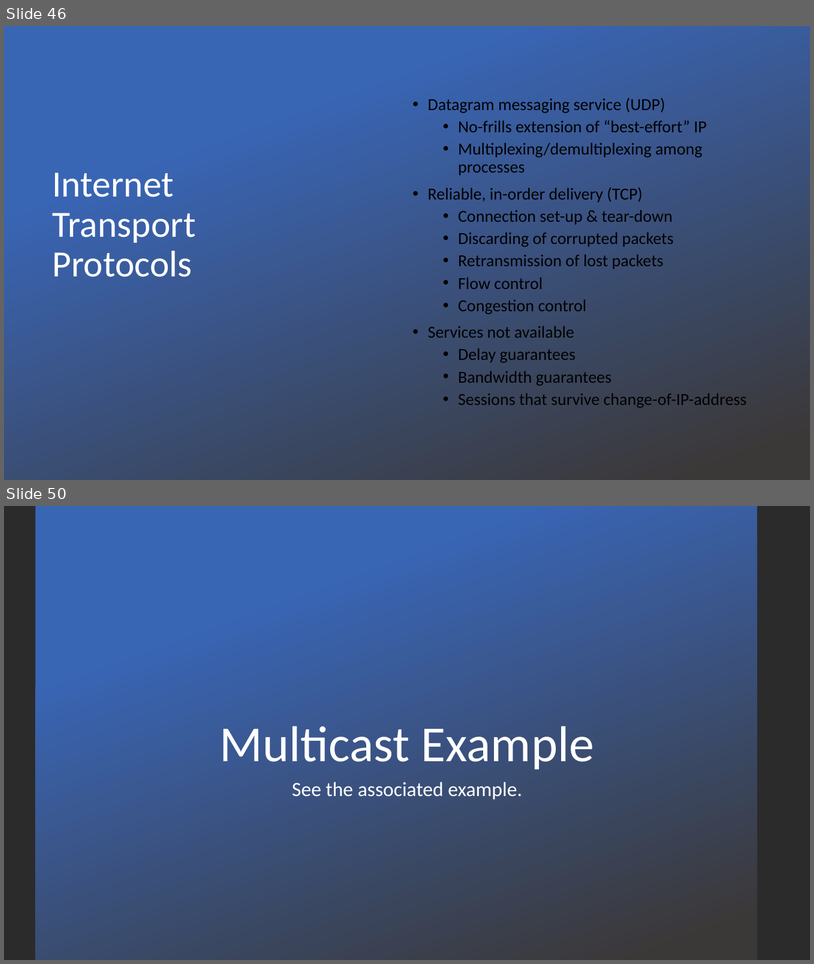
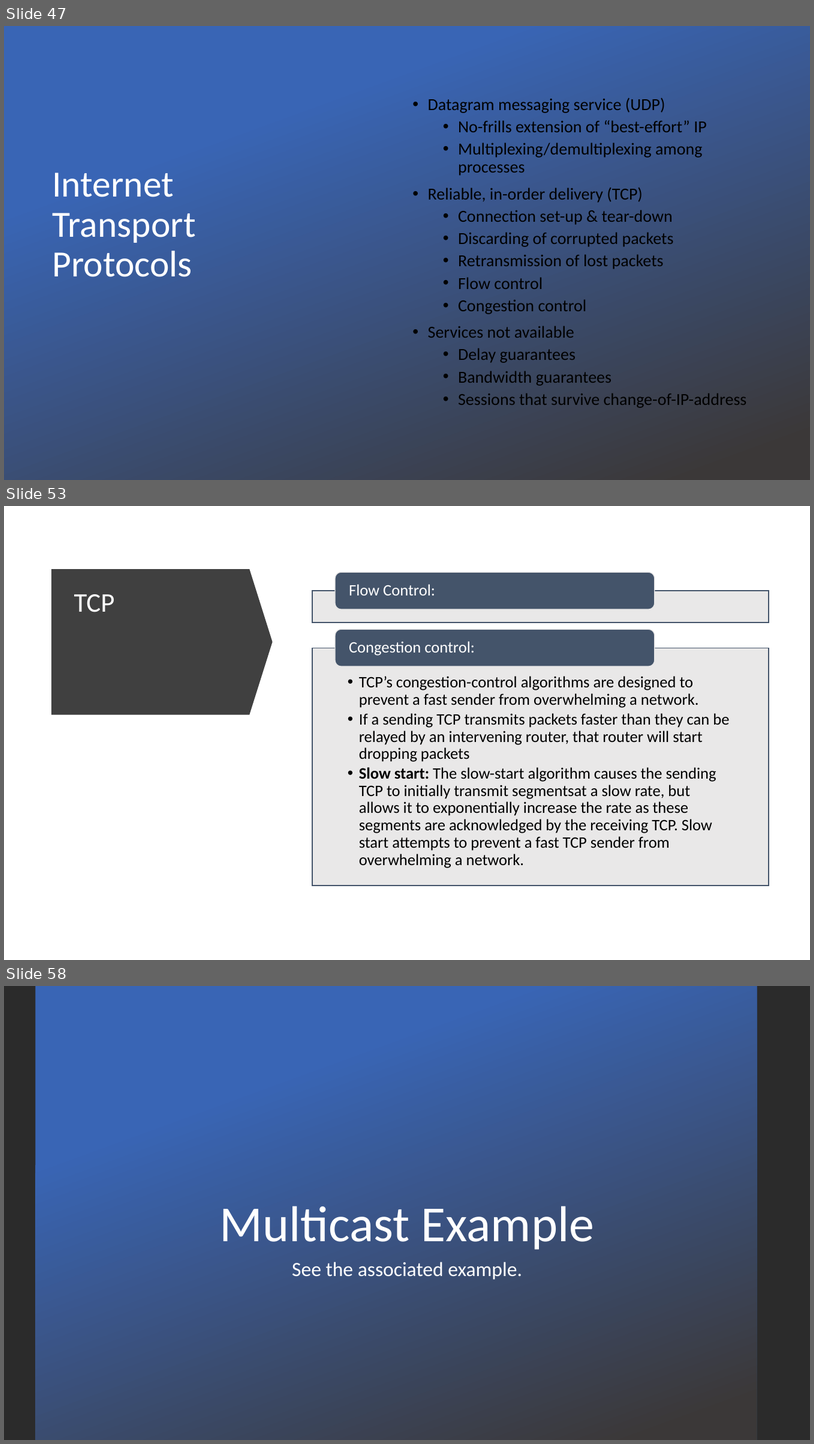
Before and after one commit to vu-resilient-distributed-systems/lectures-fall-2019, a slide deck: Module-1-Networking/Networking.pptx. Shown one above the other, each under a label of ours: slides 46 and 50 before the commit, slides 47, 53 and 58 after it; the slides between them are not shown. The pictures are 814x964 and 814x1444 pixels, drawn with LibreOffice and Linux fonts; fonts in the diff are those of the drawing; background and template pictures are left out; a plain dark background stands for a picture behind light text. Boxes give left, top, right and bottom in pixels: in the first picture for what was removed or moved away, otherwise in the second. Text is boxed around its words. In the diff, an @@ line names an element or a change of style, - is before the commit and + after.

```diff
--- a/Module-1-Networking/Networking.pptx
+++ b/Module-1-Networking/Networking.pptx
@@ slide 53 added at bbox=[4, 506, 810, 960], background #FFFFFF @@
@@ down arrow added at bbox=[51, 569, 273, 715], fill #404040 @@
@@ title added at bbox=[74, 594, 115, 612], 32 pt, text #FFFFFF @@
+TCP
@@ group added at bbox=[312, 572, 769, 885]: 3 texts, 2 rectangles, 2 rounded rectangles @@
+Flow Control:
+  • TCP’s congestion-control algorithms are designed to prevent a fast sender from overwhelming a network.
+  • If a sending TCP transmits packets faster than they can be relayed by an intervening router, that router will start dropping packets
+  • Slow start: The slow-start algorithm causes the sending TCP to initially transmit segmentsat a slow rate, but allows it to exponentially increase the rate as these segments are acknowledged by the receiving TCP. Slow start attempts to prevent a fast TCP sender from overwhelming a network.
+Congestion control:
@@ what was slide 46 is now slide 47 @@
@@ what was slide 50 is now slide 58 @@
```
Also in this commit, not shown: 8 slides changed, 7 other slides added, 39 other files.
